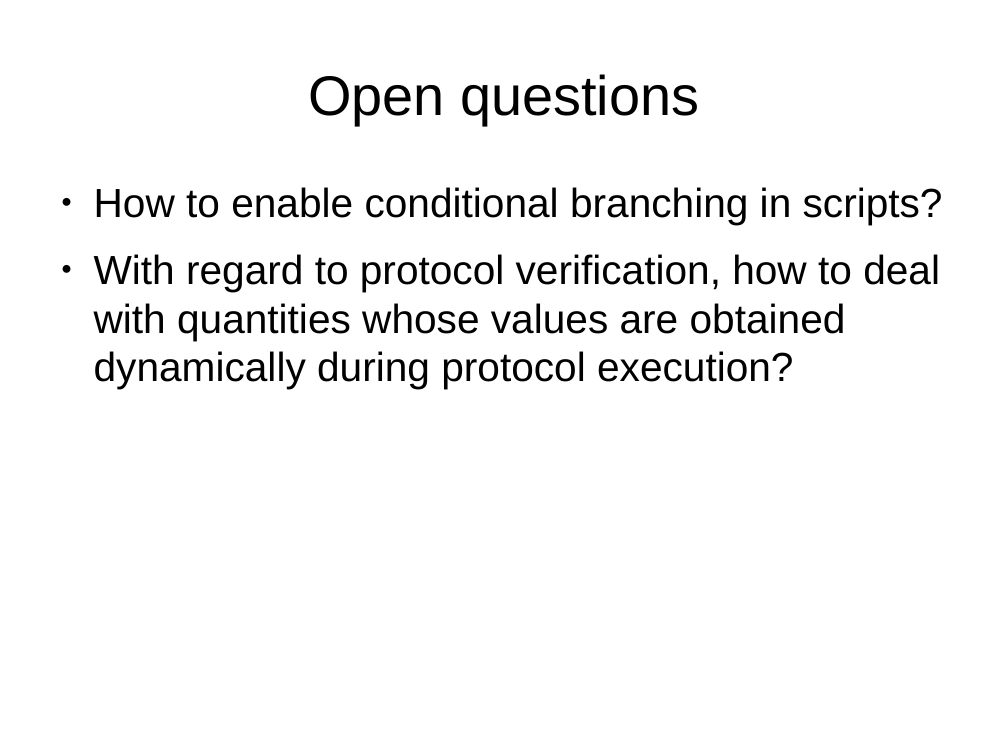
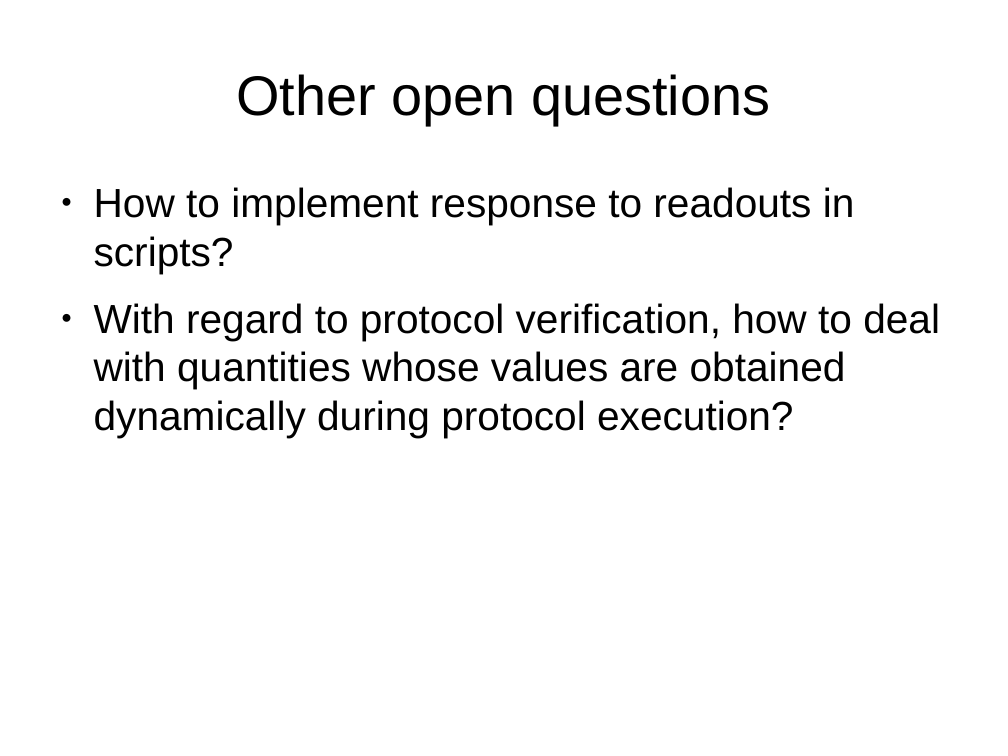
Before and after one commit to ellis/roboliq, a slide deck: slide 8 of doc/report3.odp (slide 7 before the commit). Drawn at 1008x756 pixels with LibreOffice and Linux fonts; fonts in the diff are those of the drawing. Boxes give left, top, right and bottom in pixels: in the first picture for what was removed or moved away, otherwise in the second. Text is boxed around its words. In the diff, an @@ line names an element or a change of style, - is before the commit and + after.

```diff
--- a/doc/report3.odp
+++ b/doc/report3.odp
@@ title at (237,74,770,125): text changed @@
-Open questions
+Other open questions
@@ text at (94,187,855,274): text changed @@
-● How to enable conditional branching in scripts?
+● How to implement response to readouts in scripts?
```
Also in this commit, not shown: 1 other slide changed, 2 slides added, 1 slide removed.
